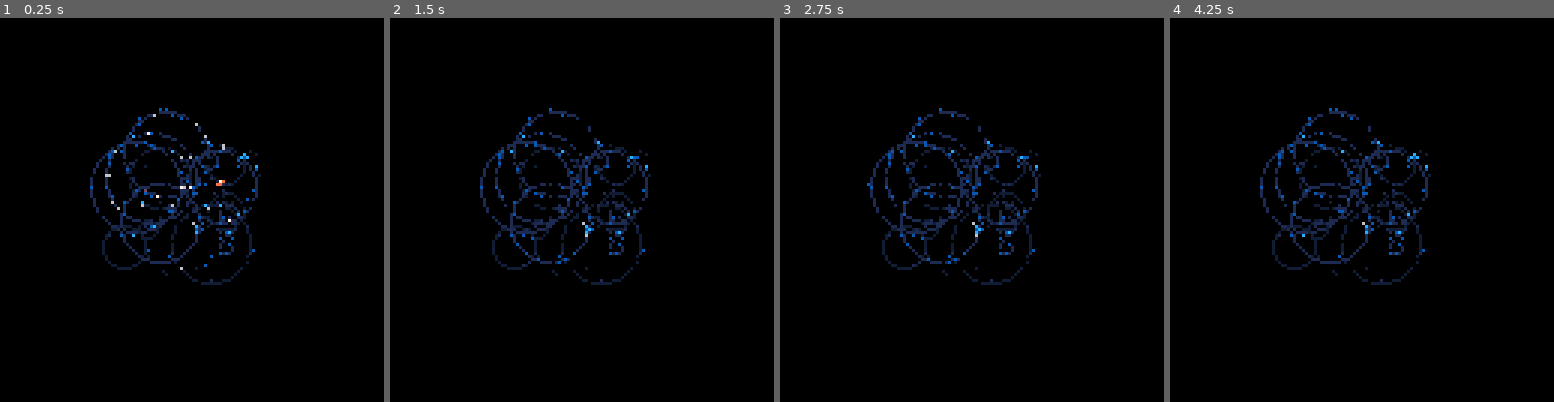
Above: before the commit, frames 1-4 (left to right).
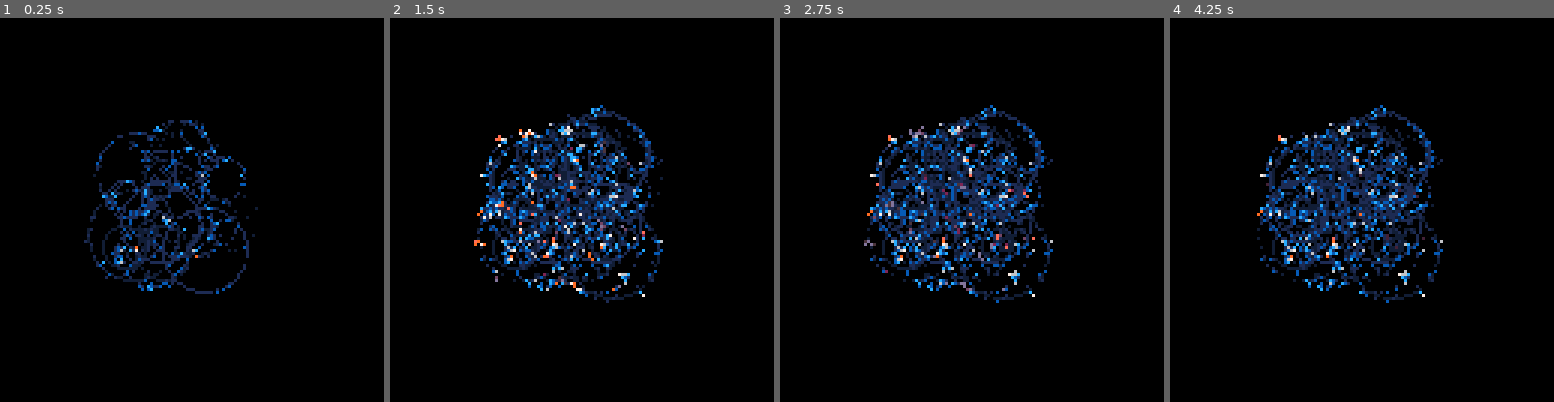
Above: after the commit, the same moments.

Repository: aebrer/pico8_fxhash_tutorial
Game: PICO-8 cartridge example.p8
Same seed, same stepped clock (60 frames per second), same inputs: the game is played once before the commit and once after it.
Inputs:
- Up to frame 1 (0.25 s): no input
- Up to frame 2 (1.5 s): no input
- Up to frame 3 (2.75 s): no input
- Up to frame 4 (4.25 s): no input

The runs differ from the first frame. In frame 1, 6.7% of the frame differs, in the area x 21-68%, y 23-72%; in frame 2, 11%; in frame 3, 11%, in the area x 21-72%, y 22-75%; in frame 4, 11%.

Commit message:
add some comments

Diff:
--- a/example.p8
+++ b/example.p8
@@ -6,10 +6,11 @@
 hash=stat(6) --get string from js
 s=1 --init seed
 for i=1,#hash do -- for each char in hash
- ch=ord(sub(hash,i,i))s+=s*31+ch
+ ch=ord(sub(hash,i,i))s+=s*31+ch -- convert char to number
 end
-srand(s)
+srand(s) -- seed the rng
 
+-- playing with seeds for debug
 --s=rnd(-1)\1
 --s=29699
 --s=-12362
@@ -17,12 +18,12 @@
 
 -- setup starts here
 _set_fps(60)
-cls()
+cls()  -- clear the screen
 num_circles = flr(rnd(4)+1)
---print(num_circles)
 
 srand(s)
 
+-- single pixel dither approach
 function pix_dither(x,y,r,c)
 	pset(
 	x-1+rnd(2),
@@ -31,6 +32,7 @@
 	)
 end
 
+-- cicle based dither
 function circ_dither(x,y,r,c)
 	circ(
 	x-1+rnd(2),
@@ -39,6 +41,7 @@
 	c)
 end
 
+-- rectangle based dither
 function sqr_dither(x,y,r,c)
 	rect(
 	x-r+rnd({-1,1}),
@@ -48,6 +51,7 @@
 	c)
 end
 
+-- character based dither
 function p8scii_dither(x,y,r,c)
  print(
   "\^p"..chr(rnd(240)\1+16),
@@ -57,6 +61,7 @@
 	)
 end
 
+-- select which dither to use
 dither = rnd({
  pix_dither,
  circ_dither,
@@ -64,10 +69,7 @@
  p8scii_dither
 })
 
-d_circ_r = rnd({
- 1
-})
-
+-- change the palette
 pal({
  1,-14,-11,13,
  -3,2,-2,-7,
@@ -75,10 +77,12 @@
  1,-15,0
 },1)
 
+-- how many times to dither
 dither_loops = rnd(4901)+100
 
 ::😐:: -- draw loop start
 
+-- draw some circles
 for i=0,num_circles do
 	local r=rnd(16)
 	local x=rnd(40)+40
@@ -86,16 +90,21 @@
  circ(x,y,r,rnd({13,14,15}))
 end
 
+-- call the dither function
 for i=0,dither_loops do
 	local x=rnd(128)
 	local y=rnd(128)
 	local c=max(pget(x,y)-1,0)
-	dither(x,y,d_circ_r,c)
+	dither(x,y,1,c)
 end
 
-
+-- do a seed loop
 if(rnd()>.9)srand(s)
 
+-- debug print seed
 --?s,0,0,7
+
+-- force draw to screen
 flip()
+
 goto 😐 -- draw loop end
